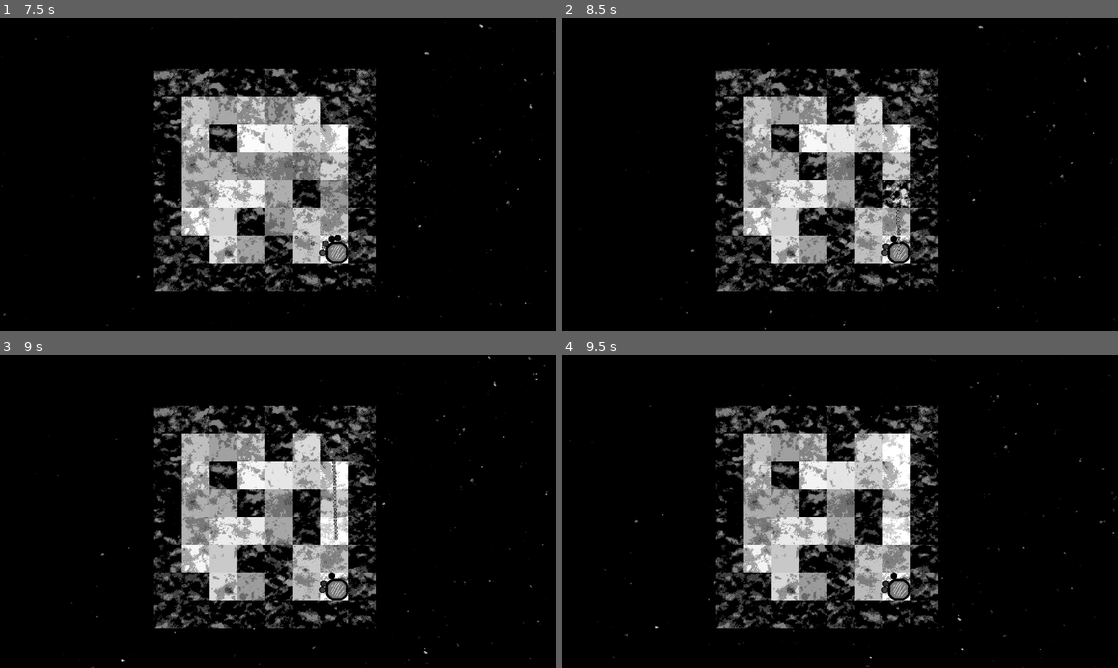
Above: before the commit, frames 1-4 (two rows, left to right).
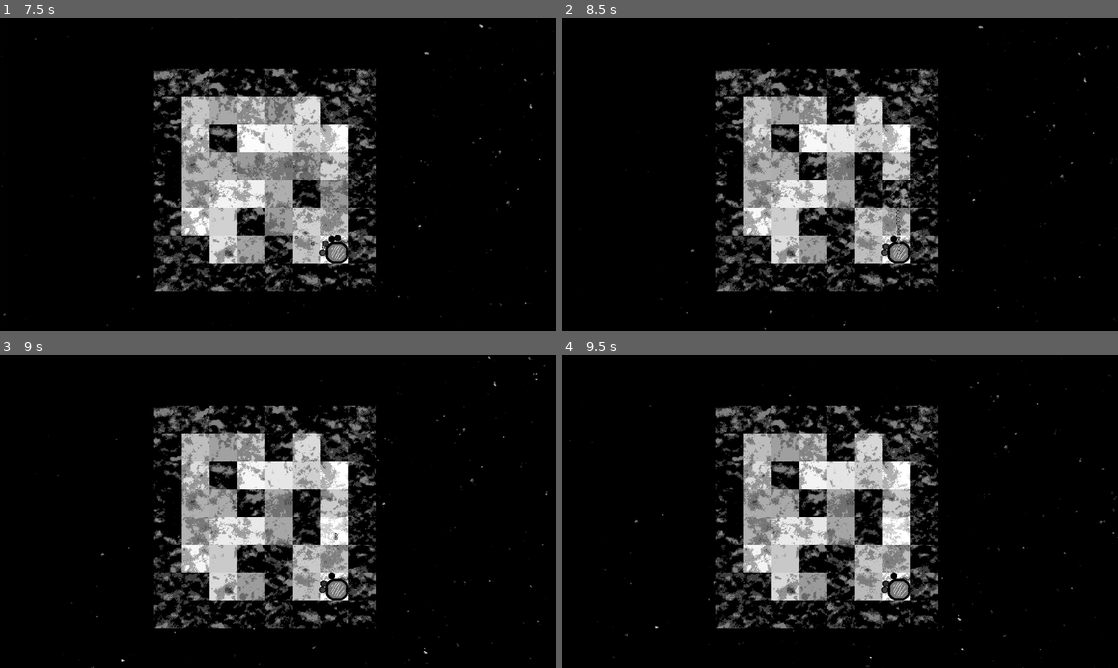
Above: after the commit, the same moments.

Repository: Indivicivet/ludumdare54
Game: Godot game, scene res://ludumdare54.tscn
The game is run twice, just before and just after one commit, with the same random seed, the same clock (stepped at 60 frames per second) and the same inputs.
Inputs (mouse positions are in pixels of both pictures, inside the frame that each line leads up to):
- Up to frame 1 (7.5 s): move the mouse to (400, 158) at 0.52 s; press the mouse at (400, 158) at 0.53 s; hold Right (right) 0.53-1.28 s; move the mouse to (166, 190) at 1.27 s; release the mouse at (166, 190) at 1.28 s; hold Down (down) 1.28-2.03 s; click (166, 190) at 1.35 s; move the mouse to (333, 105) at 2.02 s; press the mouse at (333, 105) at 2.03 s; hold Right (right) 2.03-2.78 s; move the mouse to (250, 237) at 2.77 s; release the mouse at (250, 237) at 2.78 s; hold Up (up) 2.78-3.53 s; click (250, 237) at 2.85 s; move the mouse to (444, 221) at 3.52 s; press the mouse at (444, 221) at 3.53 s; hold Left (left) 3.53-5.03 s; move the mouse to (111, 127) at 4.27 s; release the mouse at (111, 127) at 4.28 s; click (111, 127) at 4.35 s; move the mouse to (305, 174) at 5.02 s; press the mouse at (305, 174) at 5.03 s; hold Down (down) 5.03-5.78 s; move the mouse to (194, 96) at 5.77 s; release the mouse at (194, 96) at 5.78 s; hold Right (right) 5.78-6.53 s; click (194, 96) at 5.85 s; move the mouse to (400, 158) at 6.52 s; press the mouse at (400, 158) at 6.53 s; hold Up (up) 6.53-7.28 s; move the mouse to (166, 190) at 7.27 s; release the mouse at (166, 190) at 7.28 s; hold Right (right) from 7.28 s (still down); click (166, 190) at 7.35 s
- Up to frame 2 (8.5 s): move the mouse to (895, 105) at 8.02 s; release Right (right) at 8.03 s; press the mouse at (895, 105) at 8.03 s; hold Down (down) from 8.03 s (still down)
- Up to frame 3 (9 s): move the mouse to (250, 574) at 8.77 s; release Down (down) at 8.78 s; release the mouse at (250, 574) at 8.78 s; hold Left (left) from 8.78 s (still down); click (250, 574) at 8.85 s
- Up to frame 4 (9.5 s): keep holding Left (left)

Frame 1 is identical in both runs. In frame 2, 0.2% of the frame differs, in the area x 57-63%, y 51-61%; in frame 3, 0.2%; in frame 4, 0.4%, in the area x 57-63%, y 25-70%.

Commit message:
heal slower when shoot things

Diff:
--- a/scripts/floor_or_block.gd
+++ b/scripts/floor_or_block.gd
@@ -52,7 +52,7 @@
 
 
 func got_shot(other):
-	heal(0.1)
+	heal(0.03)
 
 
 func _ready():
